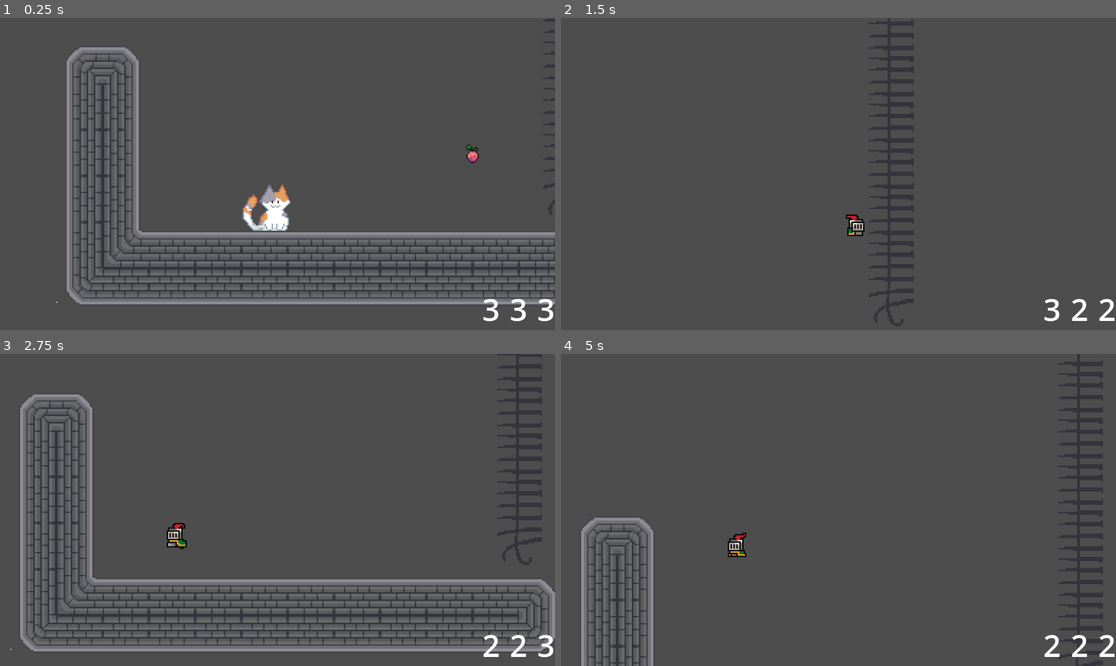
Above: before the commit, frames 1-4 (two rows, left to right).
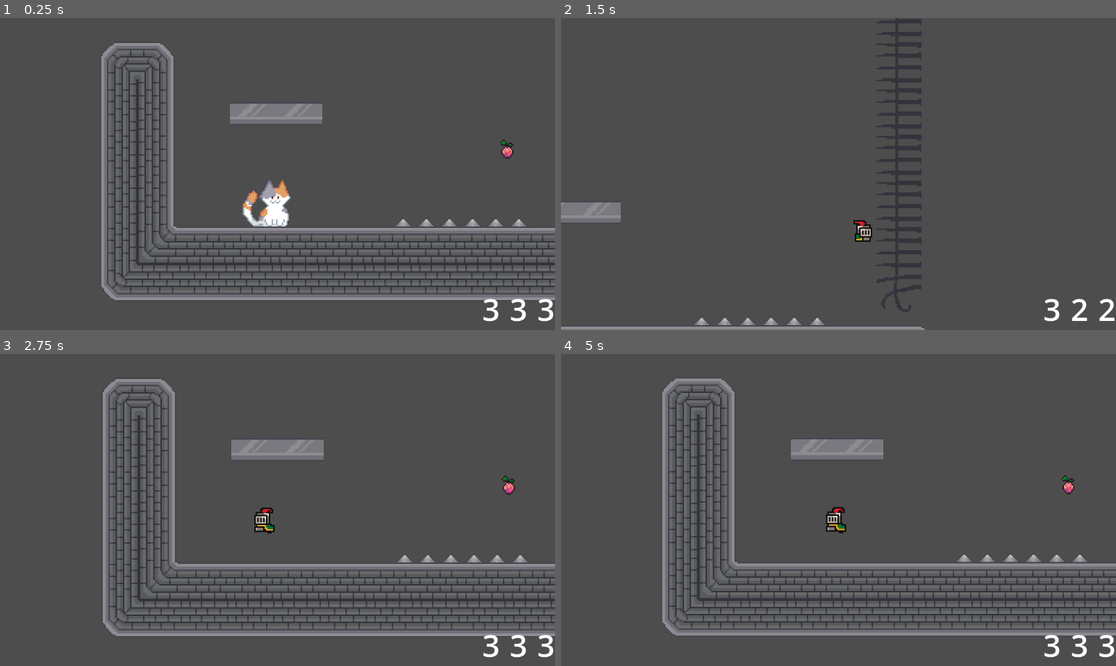
Above: after the commit, the same moments.

Repository: edencheung/CamJam2025
Game: Godot game, scene res://scenes/game.tscn
Two runs of this game, one before a commit and one after it. Both use one fixed random seed, a clock stepped at 60 frames per second and the inputs below.
Inputs:
- Up to frame 1 (0.25 s): no input
- Up to frame 2 (1.5 s): hold Right (move_right) from 0.53 s (still down); tap 0 (change_blue) at 0.6 s; tap Space (jump) at 0.77 s; tap 9 (change_green) at 1.35 s
- Up to frame 3 (2.75 s): tap Space (jump) at 1.52 s; release Right (move_right) at 2.03 s; hold Left (move_left) from 2.03 s (still down); tap 8 (change_red) at 2.1 s
- Up to frame 4 (5 s): release Left (move_left) at 2.78 s; hold Right (move_right) 2.78-4.28 s; tap Tab (dash) at 2.85 s; tap Space (jump) at 3.02, 3.77, 4.52 s; hold Shift (grab) 3.53-4.28 s; hold Left (move_left) from 4.28 s (still down); tap 0 (change_blue) at 4.35 s

The runs differ from the first frame. In frame 1, 20% of the frame differs, in the area x 10-100%, y 0-92%; in frame 2, 4.6%; in frame 3, 26%, in the area x 1-100%, y 0-98%; in frame 4, 23%.

Commit message:
Add spikes and half walls

Diff:
--- a/scenes/game.tscn
+++ b/scenes/game.tscn
@@ -69,7 +69,7 @@
 4:1/0 = 0
 4:1/0/terrain_set = 0
 4:1/0/terrain = 0
-4:1/0/physics_layer_0/polygon_0/points = PackedVector2Array(-16, -16, 16, -16, 16, 16, -16, 16)
+4:1/0/physics_layer_0/polygon_0/points = PackedVector2Array(-16, -16, 16, -16, 16, 10, 10, 10, 10, 16, -16, 16)
 4:1/0/terrains_peering_bit/right_side = 0
 4:1/0/terrains_peering_bit/bottom_side = 0
 4:1/0/terrains_peering_bit/bottom_left_corner = 0
@@ -80,7 +80,7 @@
 5:1/0 = 0
 5:1/0/terrain_set = 0
 5:1/0/terrain = 0
-5:1/0/physics_layer_0/polygon_0/points = PackedVector2Array(-16, -16, 16, -16, 16, 16, -16, 16)
+5:1/0/physics_layer_0/polygon_0/points = PackedVector2Array(-16, -16, 16, -16, 16, 16, -10, 16, -10, 10, -16, 10)
 5:1/0/terrains_peering_bit/right_side = 0
 5:1/0/terrains_peering_bit/bottom_right_corner = 0
 5:1/0/terrains_peering_bit/bottom_side = 0
@@ -142,7 +142,7 @@
 4:2/0 = 0
 4:2/0/terrain_set = 0
 4:2/0/terrain = 0
-4:2/0/physics_layer_0/polygon_0/points = PackedVector2Array(-16, -16, 16, -16, 16, 16, -16, 16)
+4:2/0/physics_layer_0/polygon_0/points = PackedVector2Array(-16, -16, 10, -16, 10, -10, 16, -10, 16, 16, -16, 16)
 4:2/0/terrains_peering_bit/right_side = 0
 4:2/0/terrains_peering_bit/bottom_right_corner = 0
 4:2/0/terrains_peering_bit/bottom_side = 0
@@ -153,7 +153,7 @@
 5:2/0 = 0
 5:2/0/terrain_set = 0
 5:2/0/terrain = 0
-5:2/0/physics_layer_0/polygon_0/points = PackedVector2Array(-16, -16, 16, -16, 16, 16, -16, 16)
+5:2/0/physics_layer_0/polygon_0/points = PackedVector2Array(-16, -10, -10, -10, -10, -16, 16, -16, 16, 16, -16, 16)
 5:2/0/terrains_peering_bit/right_side = 0
 5:2/0/terrains_peering_bit/bottom_right_corner = 0
 5:2/0/terrains_peering_bit/bottom_side = 0
@@ -206,6 +206,25 @@
 9:3/0/terrain = 0
 9:3/0/physics_layer_0/polygon_0/points = PackedVector2Array(-16, -16, 10, -16, 10, 16, -16, 16)
 9:3/0/terrains_peering_bit/left_side = 0
+11:1/0 = 0
+11:1/0/physics_layer_0/polygon_0/points = PackedVector2Array(16, 0, -16, 0, -16, 16, 16, 16)
+11:1/0/physics_layer_0/polygon_0/one_way = true
+12:1/0 = 0
+12:1/0/physics_layer_0/polygon_0/points = PackedVector2Array(16, 0, -16, 0, -16, 16, 16, 16)
+12:1/0/physics_layer_0/polygon_0/one_way = true
+9:1/0 = 0
+9:1/0/physics_layer_0/polygon_0/points = PackedVector2Array(0, 0, 16, 0, 16, 16, 0, 16)
+9:1/0/physics_layer_0/polygon_0/one_way = true
+13:1/0 = 0
+13:1/0/physics_layer_0/polygon_0/points = PackedVector2Array(0, 0, -16, 0, -16, 16, 0, 16)
+13:1/0/physics_layer_0/polygon_0/one_way = true
+10:1/0 = 0
+10:1/0/physics_layer_0/polygon_0/points = PackedVector2Array(16, 0, 9, 0, -6, 0, -16, 0, -16, 16, 16, 16)
+10:1/0/physics_layer_0/polygon_0/one_way = true
+10:2/0 = 0
+10:3/0 = 0
+10:4/0 = 0
+10:5/0 = 0
 
 [sub_resource type="TileSet" id="TileSet_i6a6g"]
 tile_size = Vector2i(32, 32)
@@ -215,12 +234,103 @@
 terrain_set_0/terrain_0/color = Color(0.875236, 0.191778, 0.317751, 1)
 sources/0 = SubResource("TileSetAtlasSource_tjd2y")
 
+[sub_resource type="TileSetAtlasSource" id="TileSetAtlasSource_3fsdy"]
+texture = ExtResource("3_gf3pv")
+texture_region_size = Vector2i(32, 32)
+0:0/0 = 0
+1:0/0 = 0
+2:0/0 = 0
+3:0/0 = 0
+11:0/0 = 0
+12:0/0 = 0
+13:0/0 = 0
+1:1/0 = 0
+3:1/0 = 0
+4:1/0 = 0
+5:1/0 = 0
+6:1/0 = 0
+7:1/0 = 0
+8:1/0 = 0
+9:1/0 = 0
+10:1/0 = 0
+11:1/0 = 0
+13:1/0 = 0
+0:2/0 = 0
+1:2/0 = 0
+2:2/0 = 0
+3:2/0 = 0
+4:2/0 = 0
+5:2/0 = 0
+7:2/0 = 0
+11:2/0 = 0
+12:2/0 = 0
+13:2/0 = 0
+0:3/0 = 0
+1:3/0 = 0
+2:3/0 = 0
+4:3/0 = 0
+4:3/0/physics_layer_0/polygon_0/points = PackedVector2Array(-8, -16, 8, -16, 16, -6, -16, -6)
+7:3/0 = 0
+9:3/0 = 0
+0:4/0 = 0
+2:4/0 = 0
+3:4/0 = 0
+3:4/0/physics_layer_0/polygon_0/points = PackedVector2Array(-16, 8, -16, -8, -8, -16, -8, 16)
+5:4/0 = 0
+5:4/0/physics_layer_0/polygon_0/points = PackedVector2Array(8, 16, 8, -16, 16, -8, 16, 8)
+7:4/0 = 0
+9:4/0 = 0
+11:4/0 = 0
+12:4/0 = 0
+13:4/0 = 0
+14:4/0 = 0
+0:5/0 = 0
+2:5/0 = 0
+4:5/0 = 0
+4:5/0/physics_layer_0/polygon_0/points = PackedVector2Array(-16, 8, 16, 8, 8, 16, -8, 16)
+10:5/0 = 0
+11:5/0 = 0
+12:5/0 = 0
+0:6/0 = 0
+2:6/0 = 0
+4:6/0 = 0
+5:6/0 = 0
+6:6/0 = 0
+10:6/0 = 0
+12:6/0 = 0
+0:7/0 = 0
+1:7/0 = 0
+2:7/0 = 0
+5:7/0 = 0
+7:7/0 = 0
+8:7/0 = 0
+10:7/0 = 0
+11:7/0 = 0
+12:7/0 = 0
+5:8/0 = 0
+7:8/0 = 0
+8:8/0 = 0
+5:9/0 = 0
+7:9/0 = 0
+8:9/0 = 0
+9:9/0 = 0
+10:9/0 = 0
+9:10/0 = 0
+10:10/0 = 0
+11:10/0 = 0
+9:11/0 = 0
+
+[sub_resource type="TileSet" id="TileSet_pcu0y"]
+tile_size = Vector2i(32, 32)
+physics_layer_0/collision_layer = 1
+sources/3 = SubResource("TileSetAtlasSource_3fsdy")
+
 [node name="Game" type="Node2D"]
 script = ExtResource("1_8cohf")
 
 [node name="player" parent="." instance=ExtResource("1_gkai8")]
 z_index = 10
-position = Vector2(8, -64)
+position = Vector2(-16, -56)
 
 [node name="Camera2D" type="Camera2D" parent="player"]
 position = Vector2(1, -5)
@@ -231,7 +341,7 @@
 [node name="Ground" type="TileMapLayer" parent="."]
 use_parent_material = true
 position = Vector2(-112, -352)
-tile_map_data = PackedByteArray("AAD//woAAAABAAEAAAAAAAoAAAA …(3248 unchanged characters)… CAAIAAAAAAAsAAAACAAIAAAD//wsAAAABAAIAAAA=")
+tile_map_data = PackedByteArray("AAD//woAAAABAAEAAAAAAAoAAAA …(3248 unchanged characters)… CAAIAAAAAAAsAAAACAAIAAAD//wsAAAABAAIAAAACAAcAAAALAAEAAAADAAcAAAALAAEAAAA=")
 tile_set = SubResource("TileSet_i6a6g")
 metadata/_edit_group_ = true
 
@@ -252,3 +362,8 @@
 
 [node name="Fruit" parent="." instance=ExtResource("7_x4mgr")]
 position = Vector2(144, -80)
+
+[node name="Spikes" type="TileMapLayer" parent="." groups=["Danger"]]
+z_index = -1
+tile_map_data = PackedByteArray("AAACAP//AwAEAAMAAAADAP//AwAEAAMAAAAEAP//AwAEAAMAAAA=")
+tile_set = SubResource("TileSet_pcu0y")
--- a/scripts/player-controller.gd
+++ b/scripts/player-controller.gd
@@ -210,7 +210,7 @@
 	input_axis = input_axis.normalized()
 
 func _on_death_detection_body_entered(body: Node2D):
-	if body.is_in_group("Danger"):
+	if body.is_in_group("Danger") and $Timer.is_stopped():
 		Engine.time_scale = 0.3
 		$CollisionShape2D.queue_free()
 		$Timer.start()
Not shown: 1 places in scenes/game.tscn that only renumber resources
Binary file changed: sprites/environment_sheet.png
